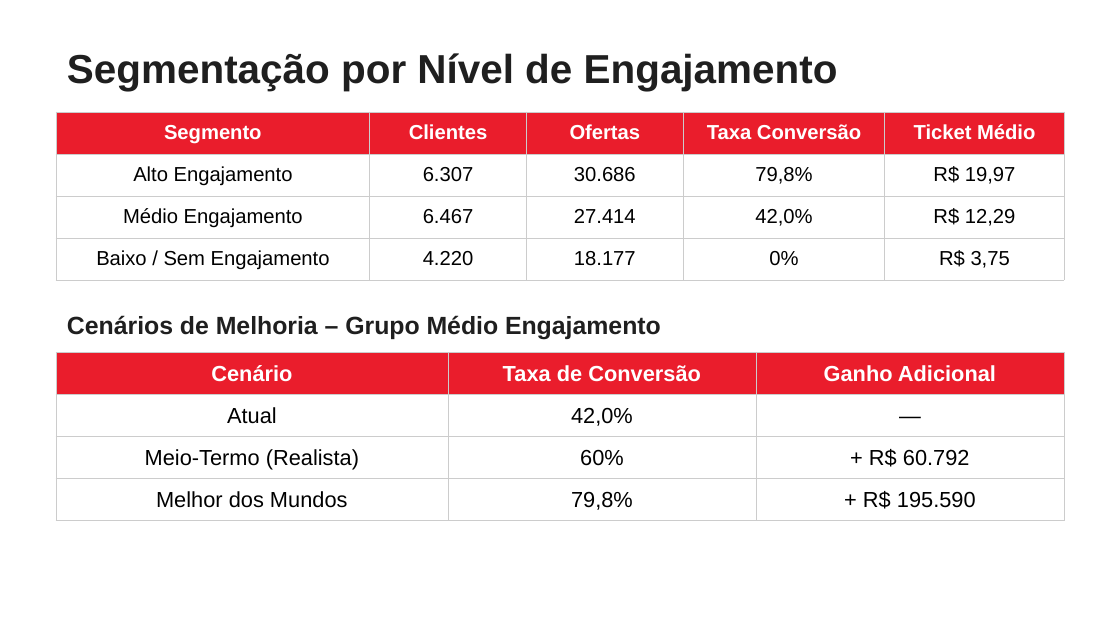
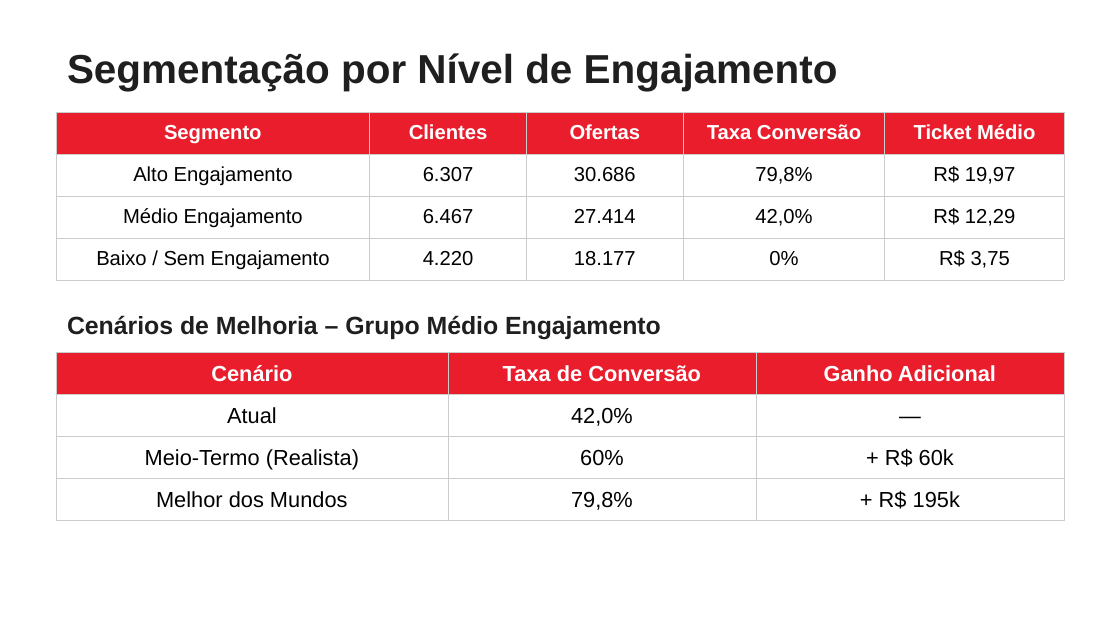
Before and after one commit to srfariajr/ifood-case, a slide deck: slide 4 of presentation/iFood_Otimizacao_Ofertas_Engajamento.pptx. Drawn at 1120x630 pixels with LibreOffice and Linux fonts; fonts in the diff are those of the drawing. Boxes give left, top, right and bottom in pixels: in the first picture for what was removed or moved away, otherwise in the second. Text is boxed around its words. In the diff, an @@ line names an element or a change of style, - is before the commit and + after.

```diff
--- a/presentation/iFood_Otimizacao_Ofertas_Engajamento.pptx
+++ b/presentation/iFood_Otimizacao_Ofertas_Engajamento.pptx
@@ table at <box>56,353,1064,521</box> @@
-row 3, column 3: + R$ 60.792
+row 3, column 3: + R$ 60k
-row 4, column 3: + R$ 195.590
+row 4, column 3: + R$ 195k
@@ borders changed @@
```
Also in this commit, not shown: 4 other slides changed, 1 other file.
